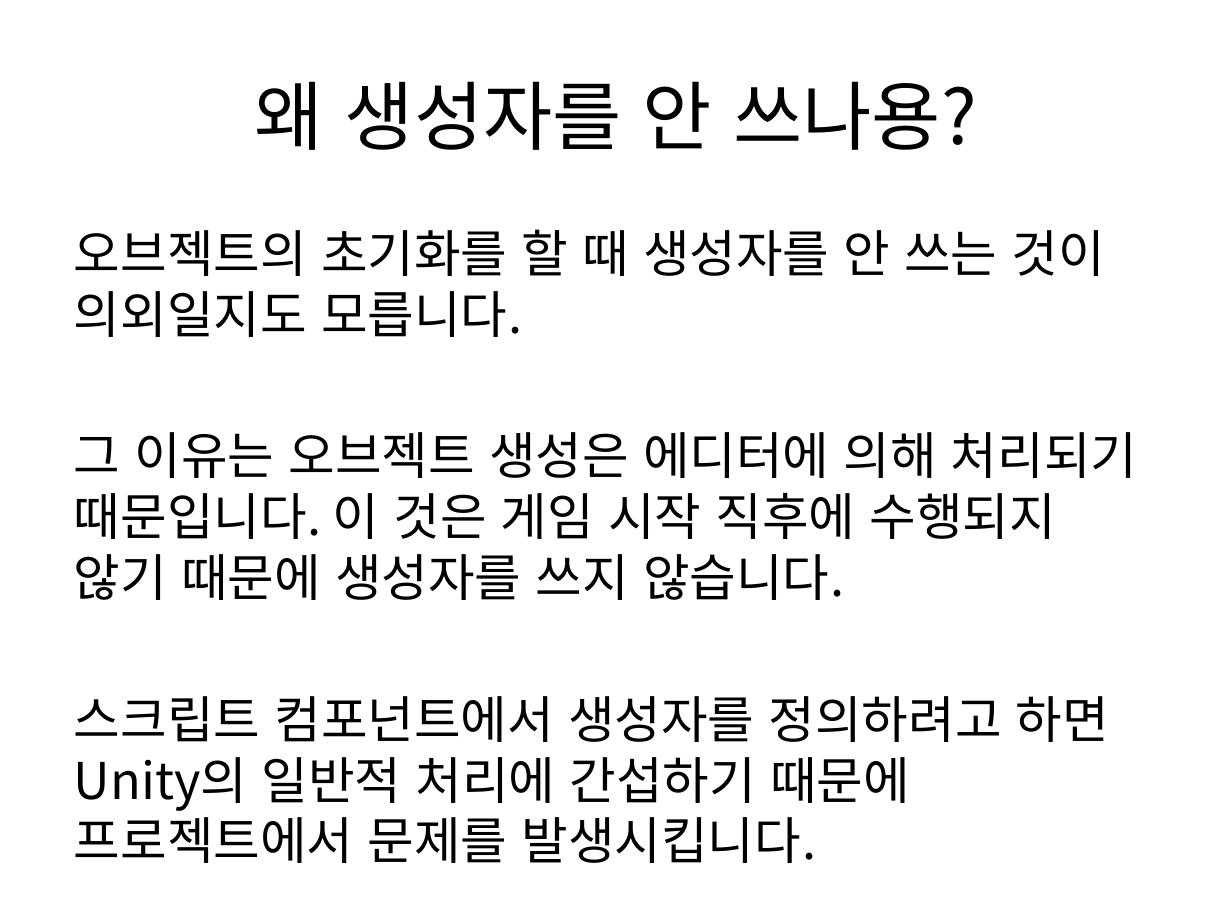
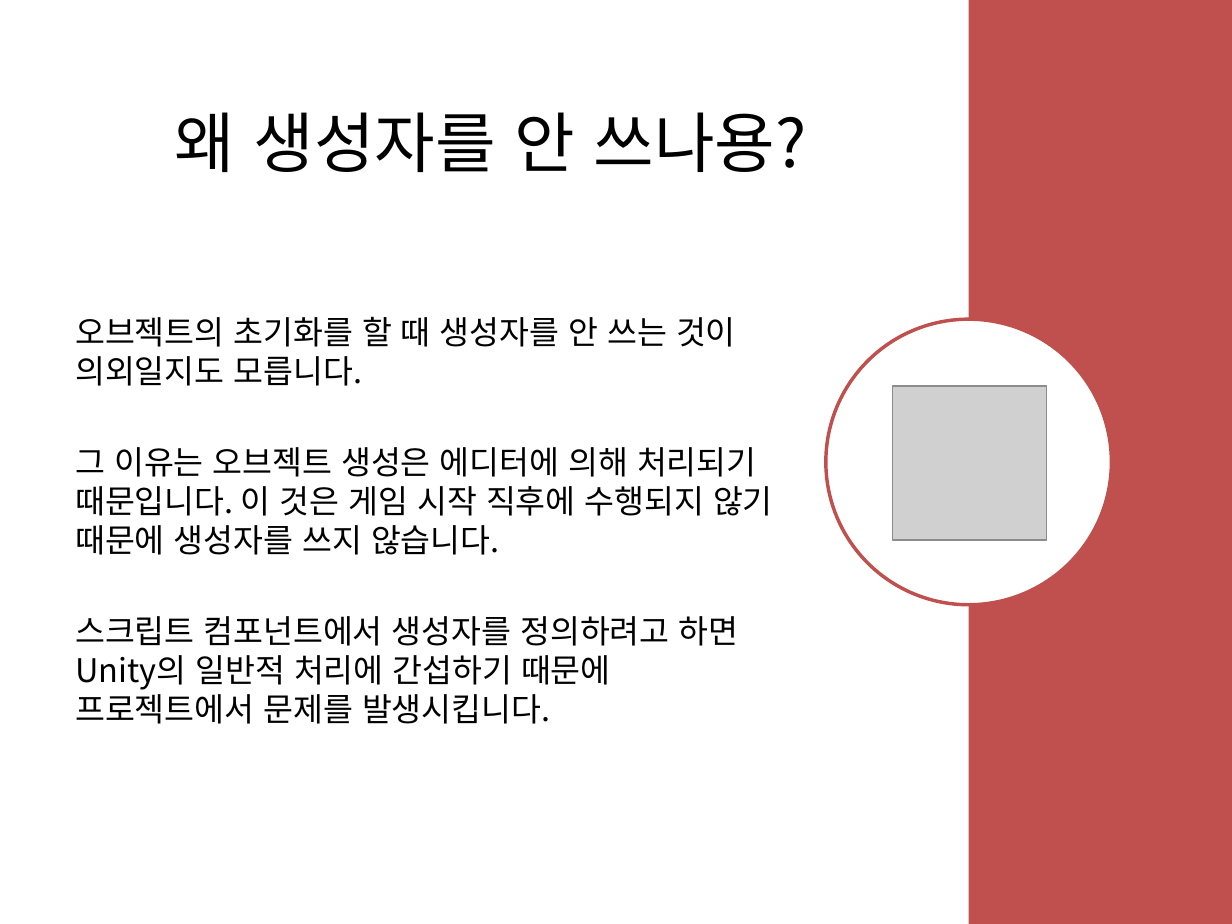
Before and after one commit to IamGroooooot/cien-unity-2019, a slide deck: slide 38 of 1주차.pptx (slide 35 before the commit). Drawn at 1232x924 pixels with LibreOffice and Linux fonts; fonts in the diff are those of the drawing; grey boxes stand for pictures. Boxes give left, top, right and bottom in pixels: in the first picture for what was removed or moved away, otherwise in the second. Text is boxed around its words. In the diff, an @@ line names an element or a change of style, - is before the commit and + after.

```diff
--- a/1주차.pptx
+++ b/1주차.pptx
@@ rectangle added at box(968, 0, 1232, 924), fill #C0504D @@
@@ title "왜 생성자를 안 쓰나용?": place and size @@
-title "왜 생성자를 안 쓰나용?" at box(255, 81, 977, 150)
+title "왜 생성자를 안 쓰나용?" at box(175, 112, 807, 172)
@@ title "왜 생성자를 안 쓰나용?" at box(175, 112, 807, 172): size 44 to 38.5 pt @@
@@ text "오브젝트의 초기화를 할 때 생성자를 ...": place and size @@
-text "오브젝트의 초기화를 할 때 생성자를 ..." at box(74, 229, 1137, 863)
+text "오브젝트의 초기화를 할 때 생성자를 ..." at box(75, 316, 773, 724)
@@ text "오브젝트의 초기화를 할 때 생성자를 ..." at box(75, 316, 773, 724): size 29.6 to 19 pt; less space between paragraphs; vertical alignment top to middle @@
@@ ellipse added at box(825, 319, 1111, 605), fill #FFFFFF, outline #C0504D 2 pt @@
@@ picture added at box(893, 386, 1047, 540) @@
```
Also in this commit, not shown: 19 other slides changed, 12 slides added, 1 slide removed.
